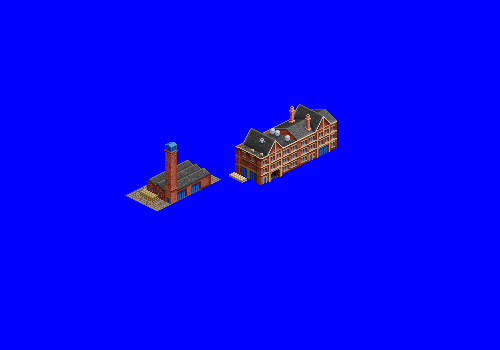
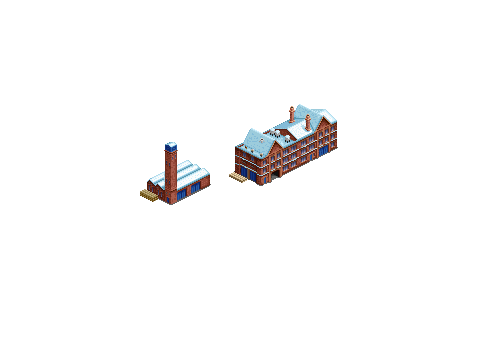
The second 500×350 image is a revision of the first. Changes to its layers:
showed "snow" (1st of 2, in "main building"), painted on it over [235,104,337,176]
renamed "Layer 2" to "lumber", showed it over [229,172,247,183]
showed "greeble copy", painted on it over [245,128,290,157]
hid "building" over [229,104,337,185]
added layer "alt shading" in group "main building" over [229,104,338,186]
showed "snow" (2nd of 2, in "warehouse / tower"), painted on it over [147,142,210,191]
painted on "warehouse" over [146,161,211,205]
hid group "Ground tiles" (2 layers) over [125,164,221,211]
hid "blue bg" over [0,0,500,350]
